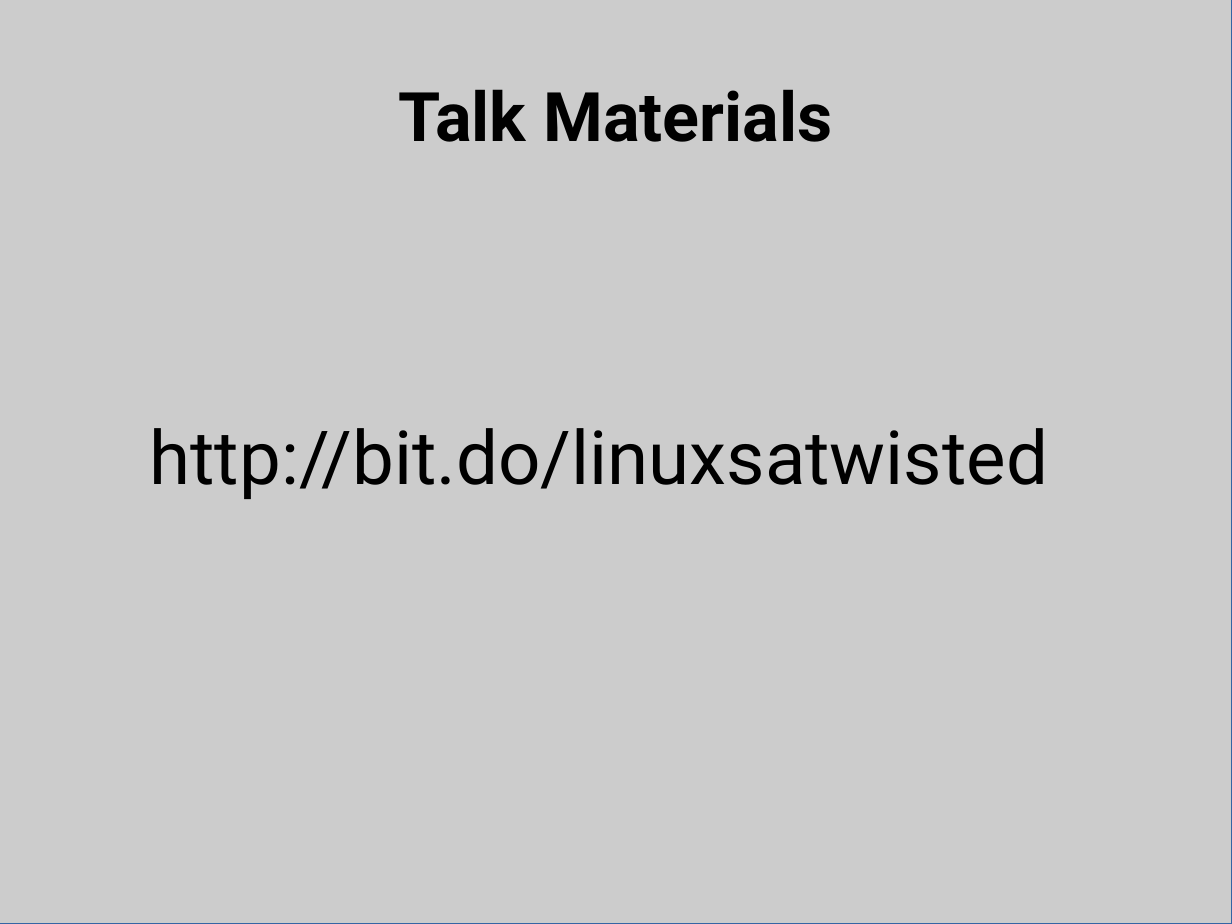
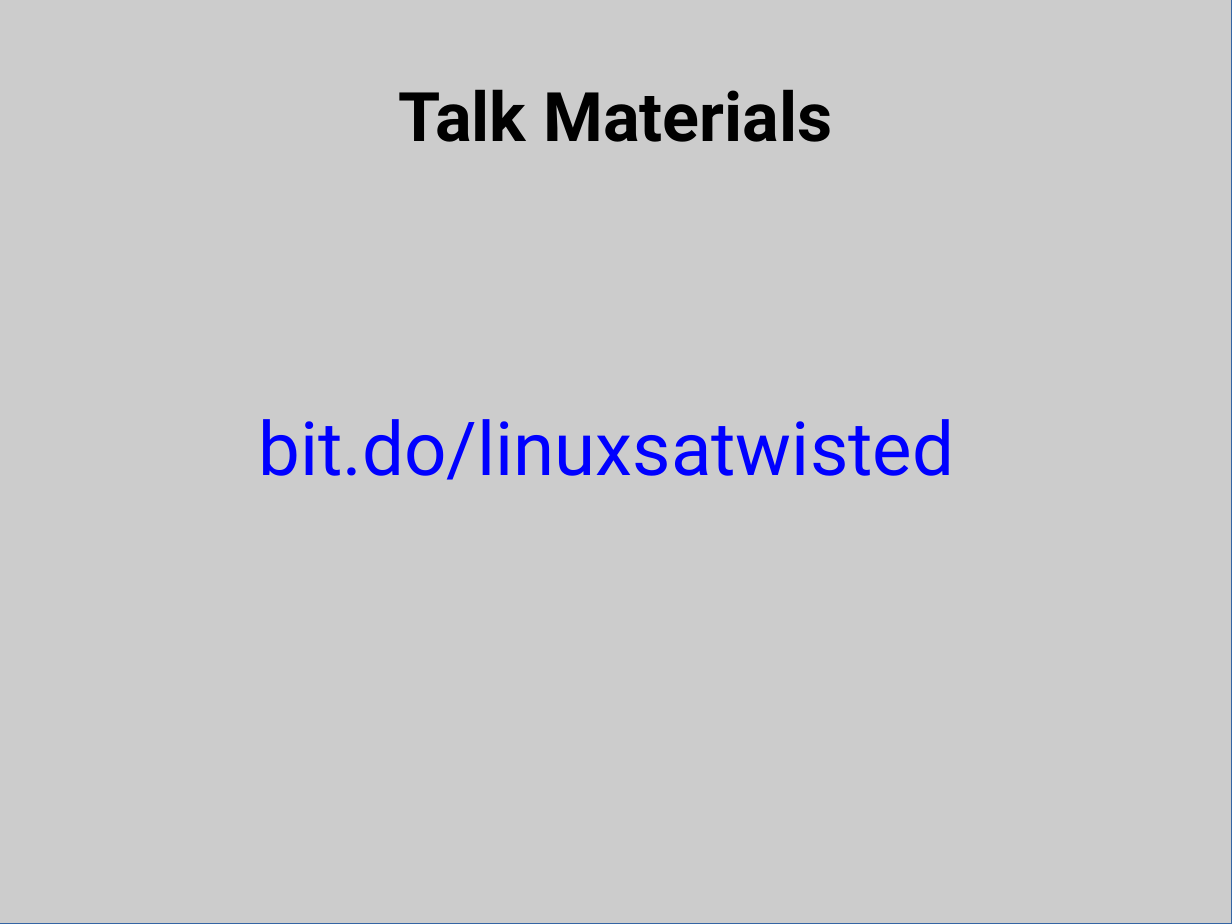
Before and after one commit to bpetering/linuxsa-talk-twisted, a slide deck: slide 28 of twisted_talk.odp (slide 16 before the commit). Drawn at 1232x924 pixels with LibreOffice and Linux fonts; fonts in the diff are those of the drawing. Boxes give left, top, right and bottom in pixels: in the first picture for what was removed or moved away, otherwise in the second. Text is boxed around its words. In the diff, an @@ line names an element or a change of style, - is before the commit and + after.

```diff
--- a/twisted_talk.odp
+++ b/twisted_talk.odp
@@ subtitle at box(259, 419, 955, 480): text changed; text colour #000000 to #0000FF @@
-http://bit.do/linuxsatwisted
+bit.do/linuxsatwisted
```
Also in this commit, not shown: 9 other slides changed, 13 slides added, 1 slide removed, 4 other files.
